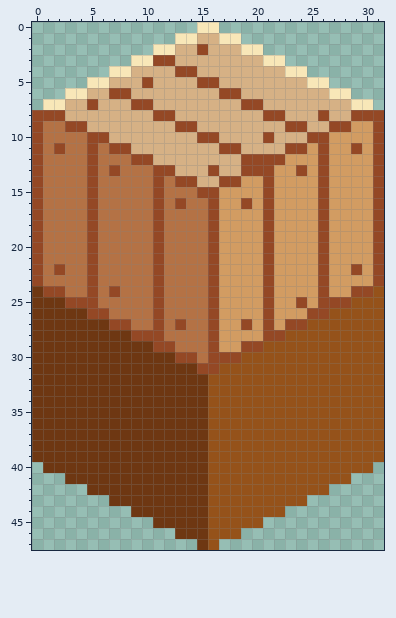
Pixel-art sprite -- data/tile-crate.png. The picture above was drawn from the file before the commit.
The file is 32x48 pixels.
And afterwards:
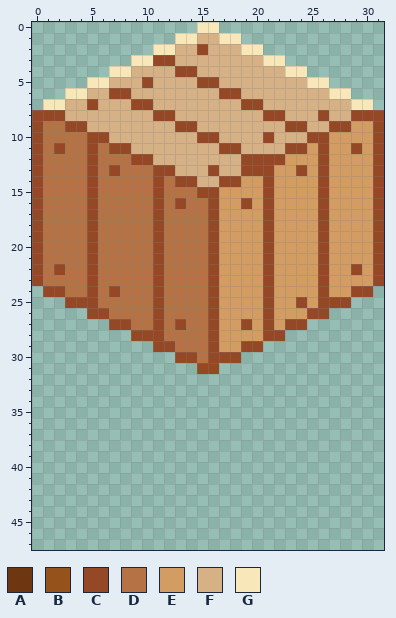
Palette (. is transparent): A #6e3712  B #95521a  C #944825  D #b47245  E #d29c62  F #d6b185  G #f8e7b8
From old to new:
@@ x 0..31 @@
 23 CDDDDCDDDDDCDDDDCEEEECEEEECEEEEC
-24 ACCDDCDCDDDCDDDDCEEEECEEEECEECCB
-25 AAACCCDDDDDCDDDDCEEEECEECECCCBBB
-26 AAAAACCDDDDCDDDDCEEEECEEECCBBBBB
-27 AAAAAAACCDDCDCDDCEECECECCBBBBBBB
-28 AAAAAAAAACCCDDDDCEEEECCBBBBBBBBB
-29 AAAAAAAAAAACCDDDCEECCBBBBBBBBBBB
-30 AAAAAAAAAAAAACCDCCCBBBBBBBBBBBBB
-31 AAAAAAAAAAAAAAACCBBBBBBBBBBBBBBB
-32 AAAAAAAAAAAAAAAABBBBBBBBBBBBBBBB
-33 AAAAAAAAAAAAAAAABBBBBBBBBBBBBBBB
-34 AAAAAAAAAAAAAAAABBBBBBBBBBBBBBBB
-35 AAAAAAAAAAAAAAAABBBBBBBBBBBBBBBB
-36 AAAAAAAAAAAAAAAABBBBBBBBBBBBBBBB
-37 AAAAAAAAAAAAAAAABBBBBBBBBBBBBBBB
-38 AAAAAAAAAAAAAAAABBBBBBBBBBBBBBBB
-39 AAAAAAAAAAAAAAAABBBBBBBBBBBBBBBB
-40 .AAAAAAAAAAAAAAABBBBBBBBBBBBBBB.
-41 ...AAAAAAAAAAAAABBBBBBBBBBBBB...
-42 .....AAAAAAAAAAABBBBBBBBBBB.....
-43 .......AAAAAAAAABBBBBBBBB.......
-44 .........AAAAAAABBBBBBB.........
-45 ...........AAAAABBBBB...........
-46 .............AAABBB.............
-47 ...............AB...............
+24 .CCDDCDCDDDCDDDDCEEEECEEEECEECC.
+25 ...CCCDDDDDCDDDDCEEEECEECECCC...
+26 .....CCDDDDCDDDDCEEEECEEECC.....
+27 .......CCDDCDCDDCEECECECC.......
+28 .........CCCDDDDCEEEECC.........
+29 ...........CCDDDCEECC...........
+30 .............CCDCCC.............
+31 ...............CC...............
+32 ................................
+33 ................................
+34 ................................
+35 ................................
+36 ................................
+37 ................................
+38 ................................
+39 ................................
+40 ................................
+41 ................................
+42 ................................
+43 ................................
+44 ................................
+45 ................................
+46 ................................
+47 ................................
Boxes around the changes in both pictures, in picture pixels (x1, y1, x2, y2):
erased: (32, 286, 384, 550)
